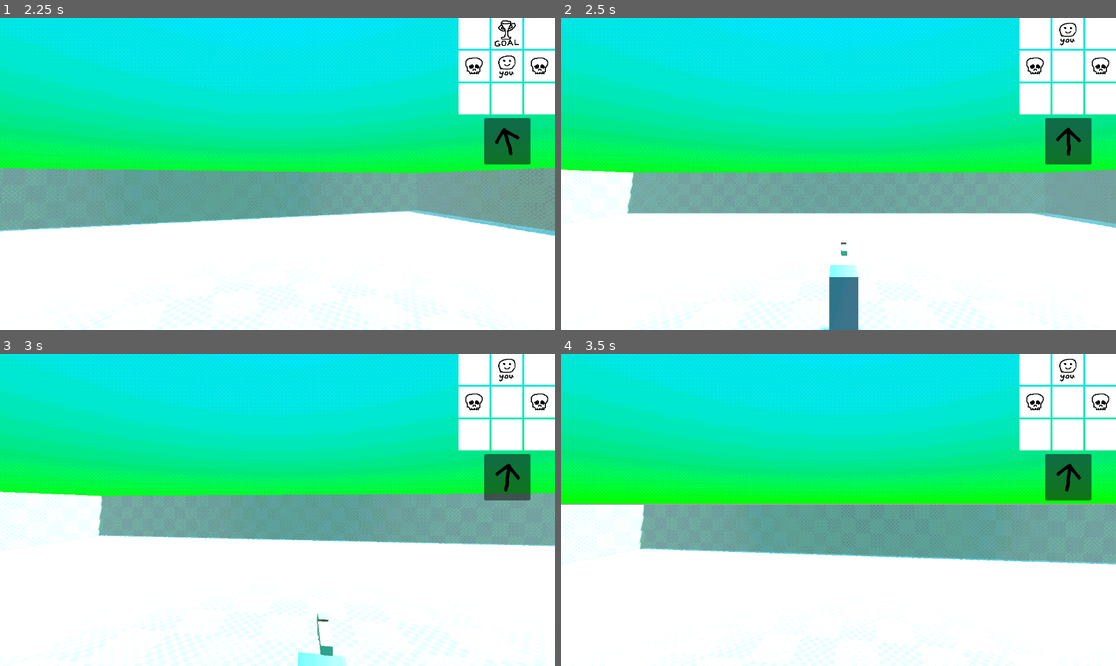
Above: before the commit, frames 1-4 (two rows, left to right).
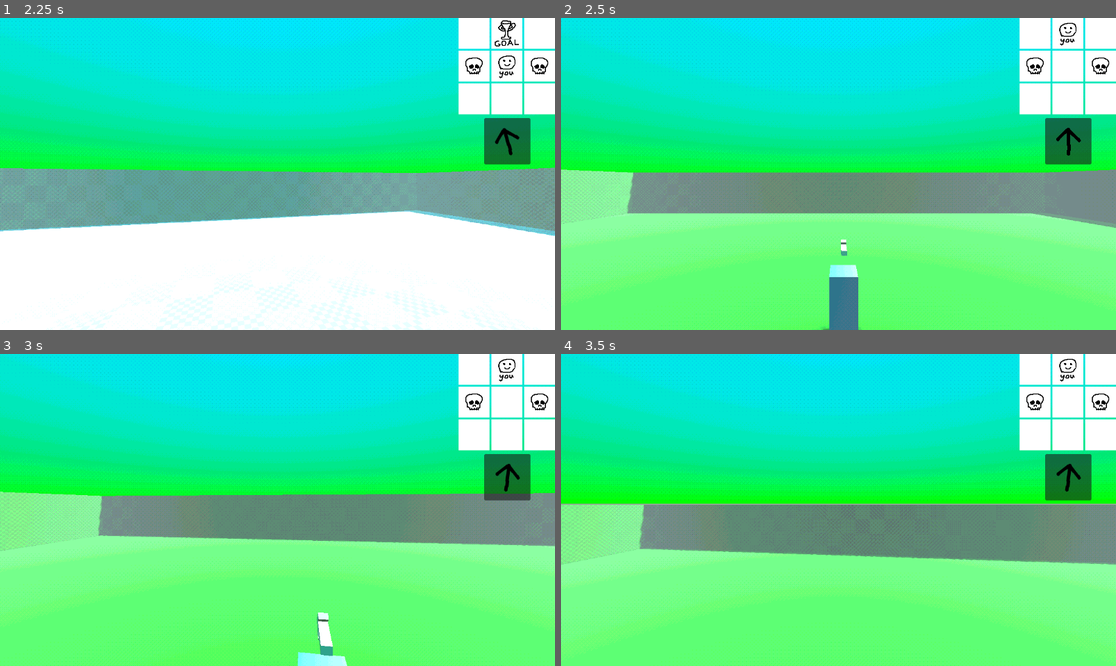
Above: after the commit, the same moments.

Repository: ejohnd98/LSDJam
Game: Godot game, scene res://scenes/game.tscn
The game is run twice, just before and just after one commit, with the same random seed, the same clock (stepped at 60 frames per second) and the same inputs.
Inputs (mouse positions are in pixels of both pictures, inside the frame that each line leads up to):
- Up to frame 1 (2.25 s): tap Enter at 0.5 s; move the mouse to (305, 174) at 0.52 s; hold W (Forward) from 0.53 s (still down); tap Space (Jump) at 0.77, 1.52 s; move the mouse to (249, 174) at 1.27 s; move the mouse to (288, 167) at 2.02 s
- Up to frame 2 (2.5 s): keep holding W (Forward)
- Up to frame 3 (3 s): keep holding W (Forward); move the mouse to (271, 516) at 2.77 s
- Up to frame 4 (3.5 s): keep holding W (Forward); tap Space (Jump) at 3.02 s

Frame 1 is identical in both runs. In frame 2, 45% of the frame differs, in the area x 0-100%, y 48-100%; in frame 3, 51%, in the area x 0-100%, y 44-100%; in frame 4, 49%.

Commit message:
Finished up barebones start/nightmare/goal mechanic

Diff:
--- a/scenes/DreamGrid.gd
+++ b/scenes/DreamGrid.gd
@@ -1,11 +1,13 @@
+class_name DreamGrid
+
 extends Control
 
 var grid_size = Vector2i.ZERO
 var grid = []
 var player_position = Vector2i.ZERO
+var start_cell = null
 
-# Called when the node enters the scene tree for the first time.
-func _ready():
+func initialize_grid():
 	populate_grid_array()
 
 func populate_grid_array():
@@ -15,20 +17,31 @@
 		grid.append([])
 		for y in grid_size.y:
 			grid[x].append($GridContainer.get_child(y*grid_size.x + x))
+			grid[x][y].grid_position = Vector2i(x,y)
 	print("populated grid of size: " + str(grid_size))
 
 	for x in grid_size.x:
 		for y in grid_size.y:
 			if grid[x][y].is_start:
+				start_cell = grid[x][y]
 				player_position = Vector2i(x,y)
 
 
 func move_in_direction (direction: Vector2i):
 	player_position.x = wrap(player_position.x + direction.x, 0, grid_size.x)
 	player_position.y = wrap(player_position.y - direction.y, 0, grid_size.y)
+	update_player_icon()
+
+func update_player_icon():
 	for x in grid_size.x:
 		for y in grid_size.y:
 			grid[x][y].UpdateTexture(player_position == Vector2i(x,y))
+
+func get_current_cell() -> DreamCell:
+	return grid[player_position.x][player_position.y]
+
+func get_start_cell() -> DreamCell:
+	return start_cell
 
 func get_scene_from_position ():
 	return grid[player_position.x][player_position.y].scene_name
--- a/scenes/dream_cell.gd
+++ b/scenes/dream_cell.gd
@@ -7,6 +7,8 @@
 @export var is_nightmare = false
 @export var is_goal = false
 @export var is_start = false
+
+var grid_position : Vector2i
 
 func _ready():
 	UpdateTexture(is_start)
--- a/scenes/dream_grid.tscn
+++ b/scenes/dream_grid.tscn
@@ -27,6 +27,7 @@
 
 [node name="DreamCell2" parent="GridContainer" instance=ExtResource("1_tp6mm")]
 layout_mode = 2
+scene_name = "goal_scene"
 is_goal = true
 
 [node name="DreamCell3" parent="GridContainer" instance=ExtResource("1_tp6mm")]
--- /dev/null
+++ b/scenes/dream_grid2.tscn
@@ -0,0 +1,53 @@
+[gd_scene load_steps=3 format=3 uid="uid://di6ub474jflg8"]
+
+[ext_resource type="Script" path="res://scenes/DreamGrid.gd" id="1_ldaae"]
+[ext_resource type="PackedScene" uid="uid://cyndvm76up426" path="res://scenes/dream_cell.tscn" id="2_yieo4"]
+
+[node name="Control" type="Control"]
+custom_minimum_size = Vector2(300, 300)
+layout_mode = 3
+anchors_preset = 1
+anchor_left = 1.0
+anchor_right = 1.0
+grow_horizontal = 0
+script = ExtResource("1_ldaae")
+
+[node name="GridContainer" type="GridContainer" parent="."]
+layout_mode = 1
+anchors_preset = 1
+anchor_left = 1.0
+anchor_right = 1.0
+offset_left = -200.0
+offset_bottom = 200.0
+grow_horizontal = 0
+columns = 4
+
+[node name="DreamCell" parent="GridContainer" instance=ExtResource("2_yieo4")]
+layout_mode = 2
+
+[node name="DreamCell2" parent="GridContainer" instance=ExtResource("2_yieo4")]
+layout_mode = 2
+
+[node name="DreamCell3" parent="GridContainer" instance=ExtResource("2_yieo4")]
+layout_mode = 2
+is_nightmare = true
+
+[node name="DreamCell4" parent="GridContainer" instance=ExtResource("2_yieo4")]
+layout_mode = 2
+scene_name = "goal_scene"
+is_goal = true
+
+[node name="DreamCell5" parent="GridContainer" instance=ExtResource("2_yieo4")]
+layout_mode = 2
+
+[node name="DreamCell6" parent="GridContainer" instance=ExtResource("2_yieo4")]
+layout_mode = 2
+is_start = true
+
+[node name="DreamCell7" parent="GridContainer" instance=ExtResource("2_yieo4")]
+layout_mode = 2
+is_nightmare = true
+
+[node name="DreamCell8" parent="GridContainer" instance=ExtResource("2_yieo4")]
+layout_mode = 2
+is_nightmare = true
--- a/scenes/game.gd
+++ b/scenes/game.gd
@@ -4,18 +4,56 @@
 
 @export var default_scene: String = "default_scene"
 
-@onready var dream_grid = $"../../CanvasLayer/DreamGrid"
+@export var dreams: Array[PackedScene] = []
+
+var current_dream : Control = null
+var dream_index = -1
+
+@onready var dream_grid : DreamGrid = $"../../CanvasLayer/DreamGrid"
 
 var current_scene_node = null
 var next_scene_path = ""
 
-# Called when the node enters the scene tree for the first time.
 func _ready():
-	load_new_scene(default_scene)
+	advance_dream()
 
 func move_in_direction(direction: Vector2i):
+	var current_cell = dream_grid.get_current_cell()
+	if current_cell.is_goal:
+		advance_dream()
+		return
+
+	if current_cell.is_nightmare:
+		var start_cell = dream_grid.get_start_cell()
+		dream_grid.player_position = start_cell.grid_position
+		dream_grid.update_player_icon()
+		load_new_scene(start_cell.scene_name)
+		return
+
 	dream_grid.move_in_direction(direction)
 	load_new_scene(dream_grid.get_scene_from_position())
+
+func advance_dream():
+	if dream_index + 1 == dreams.size():
+		$"../../CanvasLayer/WinScreen".visible = true
+		$Player.set_frozen(true)
+		return
+	dream_index += 1
+
+	#remove old dream grid
+	if dream_grid:
+		dream_grid.queue_free()
+		dream_grid = null
+
+	#add new dream grid
+	var new_dream = dreams[dream_index].instantiate()
+	$"../../CanvasLayer".add_child(new_dream)
+	dream_grid = new_dream
+	dream_grid.initialize_grid()
+
+	#load starting scene
+	load_new_scene(dream_grid.get_start_cell().scene_name)
+
 
 # todo: make this async
 func load_new_scene(new_scene_name: String):
@@ -42,5 +80,7 @@
 	var new_spawn = current_scene_node.get_node("PlayerSpawn")
 	$Player.set_spawn_position(new_spawn.position, new_spawn.rotation)
 
+	var current_cell = dream_grid.get_current_cell()
+	$"../../CanvasLayer/NightmareOverlay".visible = current_cell.is_nightmare
 
 	$Player.set_frozen(false)
--- a/scenes/game.tscn
+++ b/scenes/game.tscn
@@ -1,11 +1,14 @@
-[gd_scene load_steps=8 format=3 uid="uid://dkl7w62v1wrua"]
+[gd_scene load_steps=11 format=3 uid="uid://dkl7w62v1wrua"]
 
 [ext_resource type="Script" path="res://scenes/game.gd" id="1_23n8w"]
 [ext_resource type="Shader" path="res://shaders/psxpost.gdshader" id="1_nkerm"]
 [ext_resource type="PackedScene" uid="uid://cb8ennhmak0c6" path="res://scenes/player/player.tscn" id="3_t1v70"]
+[ext_resource type="PackedScene" uid="uid://di6ub474jflg8" path="res://scenes/dream_grid2.tscn" id="4_fixl2"]
 [ext_resource type="PackedScene" uid="uid://dusmamsayjyke" path="res://scenes/dream_grid.tscn" id="4_u0qry"]
 [ext_resource type="Script" path="res://scenes/CompassUI.gd" id="5_3dlvi"]
 [ext_resource type="Texture2D" uid="uid://8w62pgk0otf1" path="res://textures/DreamGrid/direction_icon.png" id="5_pdtja"]
+[ext_resource type="Texture2D" uid="uid://crqwr8hxcsn6s" path="res://textures/nightmareOverlay.png" id="6_wmihu"]
+[ext_resource type="Texture2D" uid="uid://dtcfswefrehyy" path="res://textures/win_screen.png" id="8_u2duw"]
 
 [sub_resource type="ShaderMaterial" id="ShaderMaterial_6uqtb"]
 shader = ExtResource("1_nkerm")
@@ -30,6 +33,7 @@
 
 [node name="Game" type="Node3D" parent="SubViewport"]
 script = ExtResource("1_23n8w")
+dreams = Array[PackedScene]([ExtResource("4_u0qry"), ExtResource("4_fixl2")])
 
 [node name="Player" parent="SubViewport/Game" instance=ExtResource("3_t1v70")]
 transform = Transform3D(1, 0, 0, 0, 1, 0, 0, 0, 1, 0, 2.08847, 0)
@@ -39,6 +43,17 @@
 one_shot = true
 
 [node name="CanvasLayer" type="CanvasLayer" parent="."]
+
+[node name="NightmareOverlay" type="TextureRect" parent="CanvasLayer"]
+visible = false
+anchors_preset = 15
+anchor_right = 1.0
+anchor_bottom = 1.0
+grow_horizontal = 2
+grow_vertical = 2
+mouse_filter = 2
+texture = ExtResource("6_wmihu")
+expand_mode = 2
 
 [node name="DreamGrid" parent="CanvasLayer" instance=ExtResource("4_u0qry")]
 offset_left = -300.0
@@ -73,4 +88,15 @@
 size_flags_horizontal = 4
 texture = ExtResource("5_pdtja")
 
+[node name="WinScreen" type="TextureRect" parent="CanvasLayer"]
+visible = false
+z_index = 1
+anchors_preset = 15
+anchor_right = 1.0
+anchor_bottom = 1.0
+grow_horizontal = 2
+grow_vertical = 2
+texture = ExtResource("8_u2duw")
+expand_mode = 2
+
 [connection signal="timeout" from="SubViewport/Game/SceneChangeTimer" to="SubViewport/Game" method="_on_scene_change_timer"]
--- a/scenes/player/Player.gd
+++ b/scenes/player/Player.gd
@@ -21,13 +21,13 @@
 	return $CameraPivot.rotation.y
 
 func _unhandled_input(event):
-	if is_frozen:
-		return
 	if event.is_action_pressed("Escape"):
 		if Input.mouse_mode == Input.MOUSE_MODE_CAPTURED:
 			Input.set_mouse_mode(Input.MOUSE_MODE_VISIBLE)
 		elif Input.mouse_mode == Input.MOUSE_MODE_VISIBLE:
 			Input.set_mouse_mode(Input.MOUSE_MODE_CAPTURED)
+	if is_frozen:
+		return
 	if event is InputEventMouseMotion:
 		$CameraPivot.rotate_y(-event.relative.x * SENSITIVITY)
 		$CameraPivot/Camera3D.rotate_x(-event.relative.y * SENSITIVITY)
--- /dev/null
+++ b/scenes/scenes/goal_scene.tscn
@@ -0,0 +1,66 @@
+[gd_scene load_steps=8 format=3 uid="uid://n4q3e48il8io"]
+
+[ext_resource type="Texture2D" uid="uid://keps8pn8wgob" path="res://textures/grid.png" id="1_3yq8v"]
+[ext_resource type="PackedScene" uid="uid://bhs0hsqqfyrkg" path="res://scenes/interactables/direction_trigger.tscn" id="2_plt1x"]
+
+[sub_resource type="ProceduralSkyMaterial" id="ProceduralSkyMaterial_r8o0x"]
+sky_top_color = Color(0, 0.886275, 0.996078, 1)
+sky_horizon_color = Color(0, 1, 0, 1)
+
+[sub_resource type="Sky" id="Sky_5yr86"]
+sky_material = SubResource("ProceduralSkyMaterial_r8o0x")
+
+[sub_resource type="Environment" id="Environment_nxjme"]
+background_mode = 2
+sky = SubResource("Sky_5yr86")
+fog_enabled = true
+fog_light_energy = 5.08
+fog_density = 0.0138
+fog_sky_affect = 0.0
+
+[sub_resource type="StandardMaterial3D" id="StandardMaterial3D_2sub8"]
+albedo_color = Color(0, 0.694118, 0, 1)
+albedo_texture = ExtResource("1_3yq8v")
+uv1_scale = Vector3(0.5, 0.5, 0.5)
+uv1_triplanar = true
+uv1_world_triplanar = true
+uv2_scale = Vector3(0.5, 0.5, 0.5)
+uv2_triplanar = true
+uv2_world_triplanar = true
+texture_filter = 2
+
+[sub_resource type="StandardMaterial3D" id="StandardMaterial3D_i4obx"]
+albedo_color = Color(0, 0.694118, 0, 1)
+albedo_texture = ExtResource("1_3yq8v")
+uv1_scale = Vector3(0.5, 0.5, 0.5)
+uv1_triplanar = true
+uv1_world_triplanar = true
+uv2_scale = Vector3(0.5, 0.5, 0.5)
+uv2_triplanar = true
+uv2_world_triplanar = true
+texture_filter = 2
+
+[node name="DefaultScene" type="Node3D"]
+
+[node name="DirectionalLight3D" type="DirectionalLight3D" parent="."]
+transform = Transform3D(0.866025, 0.25, -0.433013, 0.378549, 0.237943, 0.894474, 0.326651, -0.938554, 0.111427, 0, 6.74904, 10.7558)
+shadow_enabled = true
+
+[node name="WorldEnvironment" type="WorldEnvironment" parent="."]
+environment = SubResource("Environment_nxjme")
+
+[node name="CSGBox3D" type="CSGBox3D" parent="."]
+transform = Transform3D(20, 0, 0, 0, 2, 0, 0, 0, 20, 0, 0, 0)
+use_collision = true
+material = SubResource("StandardMaterial3D_2sub8")
+
+[node name="CSGBox3D2" type="CSGBox3D" parent="CSGBox3D"]
+transform = Transform3D(0.9, 0, 0, 0, 1, 0, 0, 0, 0.9, 0, 0.12082, 0)
+operation = 2
+material = SubResource("StandardMaterial3D_i4obx")
+
+[node name="SceneTrigger2" parent="." instance=ExtResource("2_plt1x")]
+transform = Transform3D(1, 0, 0, 0, 1, 0, 0, 0, 1, -0.0479469, -0.428641, 1.96294)
+
+[node name="PlayerSpawn" type="Node3D" parent="."]
+transform = Transform3D(1, 0, 0, 0, 1, 0, 0, 0, 1, 0, -0.7, 0)
Binary file added: textures/nightmareOverlay.png
Not shown, added: textures/nightmareOverlay.png.import
Binary file added: textures/win_screen.png
Not shown, added: textures/win_screen.png.import
